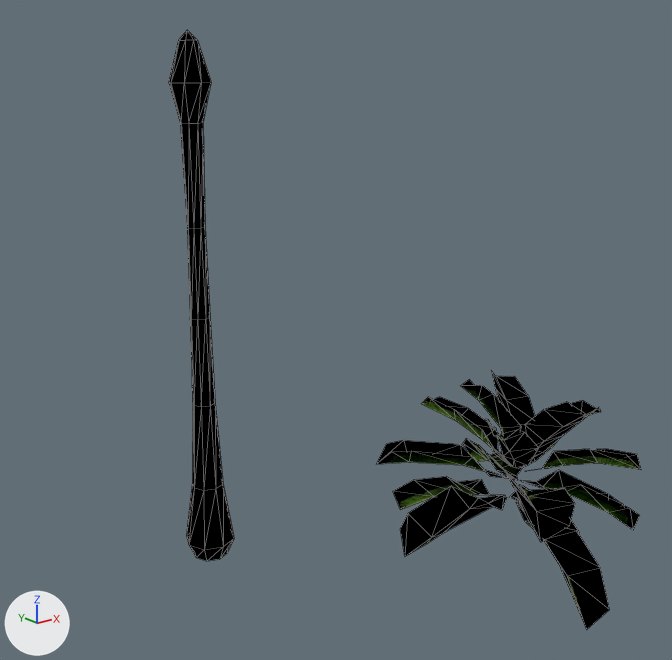
Before and after pictures for a commit that changed the glTF model gltf/alphapalm.gltf.
Camera for both pictures: a 50 mm lens placed at (-12.5, -21.7, 14.7), pointed at (3.1, -2.2, 6.9). Every picture has the same lights, and +X, +Y and +Z are marked at lower left. Mesh edges are drawn as thin lines.
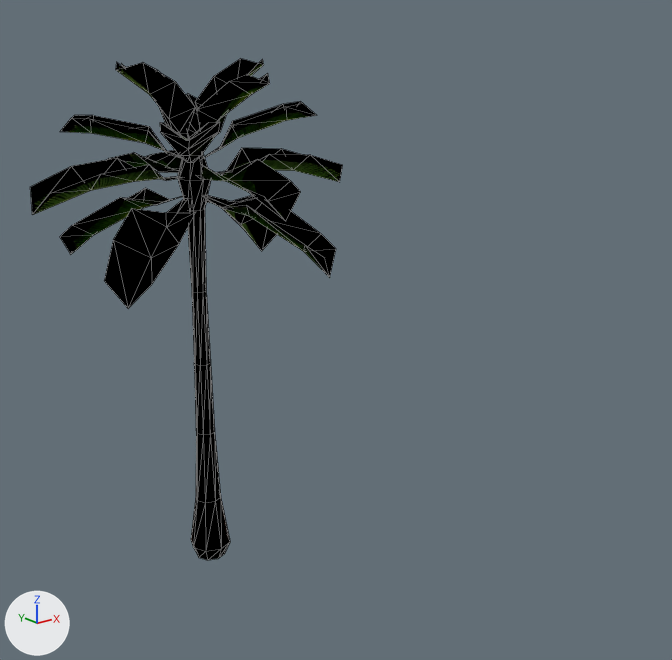
What differs and where, as boxes [x1, y1, x2, y2] in the pictures (672 x 660 px):
'Mesh_1', moved: before [377, 372, 641, 629]; after [30, 59, 343, 309]
'Mesh_0', moved: before [169, 30, 234, 561]; after [178, 154, 230, 560]

Patch to the scene script:
```diff
--- a/gltf/alphapalm.gltf.py
+++ b/gltf/alphapalm.gltf.py
@@ ob_mesh_0 @@
 ob_mesh_0 = bpy.data.objects.new('Mesh_0', me_mesh_0)
+ob_mesh_0.parent = ob_node_2
 ob_mesh_0.location = (0.0, 0.0, 0.0)
@@ ob_mesh_1 @@
 ob_mesh_1 = bpy.data.objects.new('Mesh_1', me_mesh_1)
+ob_mesh_1.parent = ob_node_5
 ob_mesh_1.location = (0.0, 0.0, 0.0)
@@ ob_node_5 @@
+ob_node_5 = bpy.data.objects.new('Node_5', None)
+ob_node_5.parent = ob_mesh04
+ob_node_5.location = (-7.315, 5.021, -1.499)
@@ ob_mesh04 @@
+ob_mesh04 = bpy.data.objects.new('Mesh04', None)
+ob_mesh04.parent = ob_node_0
+ob_mesh04.location = (0.123, -0.266, 10.74)
+ob_mesh04.rotation_euler = (0.0, -0.357, 2.187)  # degrees (0, -20, 125)
@@ ob_node_0 @@
+ob_node_0 = bpy.data.objects.new('Node_0', None)
+ob_node_0.location = (0.0, 0.0, 0.0)
@@ ob_node_2 @@
+ob_node_2 = bpy.data.objects.new('Node_2', None)
+ob_node_2.parent = ob_palm
+ob_node_2.location = (0.0, 0.0, 0.0)
@@ ob_palm @@
+ob_palm = bpy.data.objects.new('Palm', None)
+ob_palm.parent = ob_node_0
+ob_palm.location = (0.0015, -0.00314, -0.0293)
+ob_palm.scale = (0.823, 0.823, 0.823)
```
